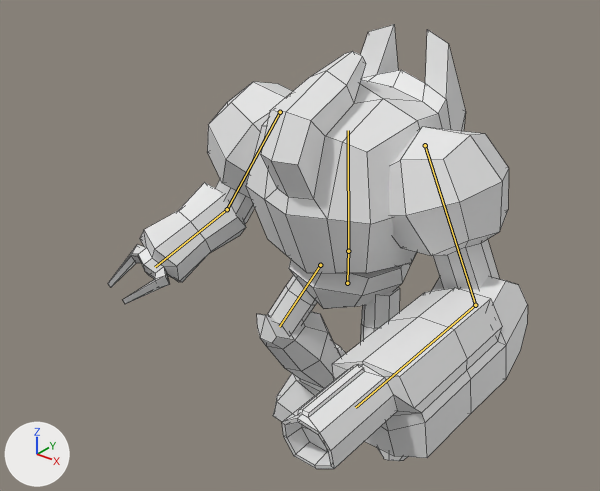
Before and after pictures for a commit that changed the FBX model Assets/Enemigos/EnemigoBombardero.fbx.
The view is the same before and after, from a 50 mm camera at (1.73, -2.49, 2.53) aimed at (-0.13, -0.16, 1.08). Every picture has the same lights, and +X, +Y and +Z are marked at lower left. The older version comes first. Both versions are drawn at frame 1 of the action 'Esqueleto.004|Acción'; the numbers are the values there. The bones that change are drawn over the model as lines. Mesh edges are drawn as thin lines.

Names of what the first picture shows: 'Arma.001', 'antebrazo.001', 'cintura', 'gemelo', 'gemeloD', 'hombro', 'hombroI', 'pecho', 'pierna', 'piernaD'.
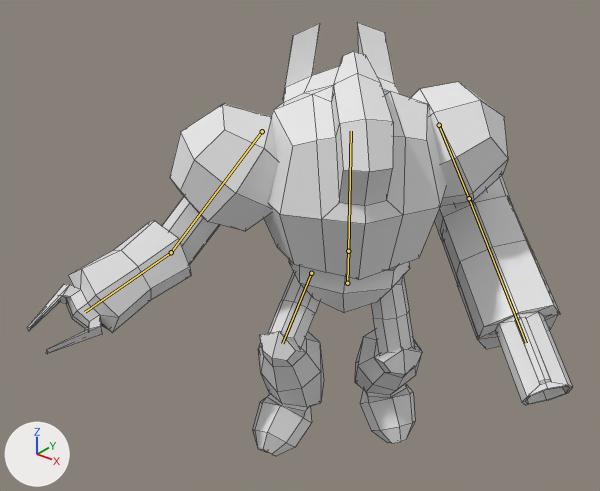
Location of each change, [x1, y1, x2, y2] in pixels of the pictures (600 x 491 px):
'pecho', posed
    before: [246, 24, 466, 273]
    after: [264, 22, 447, 280]
'Arma.001', posed (44% narrower, 19% taller)
    before: [282, 276, 528, 469]
    after: [435, 175, 573, 405]
'hombroI', posed
    before: [389, 127, 509, 290]
    after: [411, 82, 508, 207]
'hombro', posed (36% wider, 15% taller)
    before: [207, 82, 292, 223]
    after: [162, 103, 278, 265]
'antebrazo.001', posed (19% wider, 9% taller)
    before: [108, 182, 246, 304]
    after: [27, 221, 191, 354]
'gemeloD', posed (19% narrower, 12% taller)
    before: [257, 311, 346, 422]
    after: [252, 331, 324, 456]
'gemelo', posed (mostly hidden before)
    before: [377, 448, 407, 461]
    after: [355, 330, 422, 443]
'cintura', posed
    before: [289, 260, 411, 309]
    after: [289, 259, 410, 313]
'pierna', posed
    before: [361, 288, 400, 342]
    after: [371, 275, 415, 354]
'piernaD', posed
    before: [268, 275, 317, 334]
    after: [268, 271, 320, 348]
bone 'Pecho', root to tip
    before: (348, 251) to (348, 130)
    after: (348, 251) to (351, 131)
bone 'BrazoD.R', root to tip
    before: (280, 112) to (227, 209)
    after: (262, 131) to (171, 252)
bone 'AntebrazoD.R', root to tip
    before: (227, 209) to (155, 267)
    after: (171, 252) to (85, 312)
bone 'BrazoD.R.001', root to tip
    before: (425, 145) to (475, 305)
    after: (439, 125) to (469, 198)
bone 'AntebrazoD.R.001', root to tip
    before: (475, 305) to (355, 407)
    after: (469, 198) to (526, 343)
bone 'PiernaD.R', root to tip
    before: (320, 265) to (279, 326)
    after: (311, 273) to (282, 343)

What the commit changed:
Bone 'Cintura' (bone_cintura) turns from (0, 0, 0) to (0, 31, 0) degrees about its own x, y and z.
Bone 'Pecho' (bone_pecho) turns from (3, 0, 0) to (3, 12, 1) degrees about its own x, y and z.
Bone 'BrazoD.R' (bone_brazod_r) turns from (0, 0, 57) to (0, 0, 53) degrees about its own x, y and z.
Bone 'AntebrazoD.R' (bone_antebrazod_r) turns from (89, -29, -88) to (55, -42, -78) degrees about its own x, y and z.
Bone 'BrazoD.R.001' (bone_brazod_r_001) turns from (0, 0, -67) to (-32, 0, -63) degrees about its own x, y and z.
Bone 'AntebrazoD.R.001' (bone_antebrazod_r_001) turns from (4, -7, 88) to (6, -7, 91) degrees about its own x, y and z.
Bone 'PiernaD.R' (bone_piernad_r) turns from (16, 8, 37) to (17, 6, 45) degrees about its own x, y and z.
